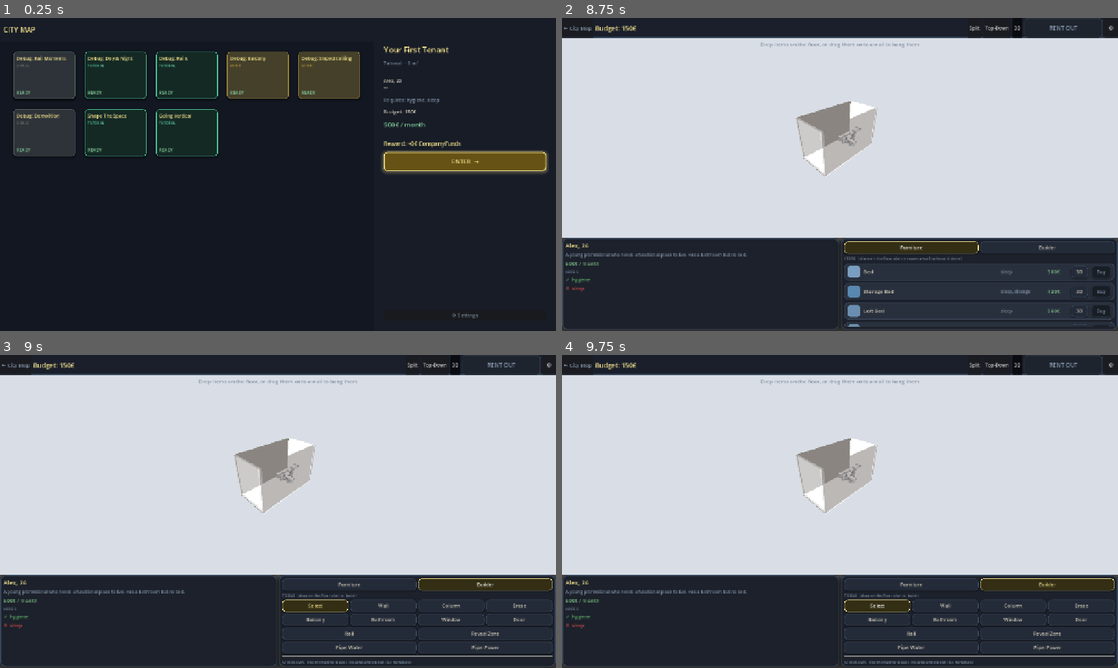
Above: before the commit, frames 1-4 (two rows, left to right).
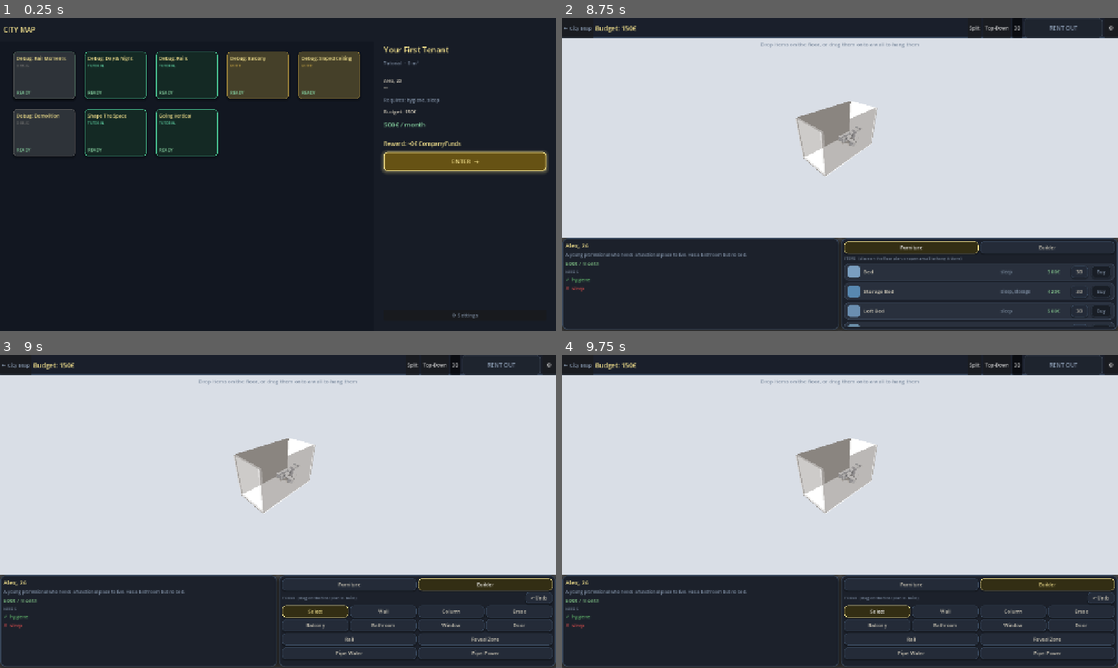
Above: after the commit, the same moments.

Repository: Bobovino/MakeItFit
Game: Godot game, scene res://scenes/CityMap.tscn
Same seed, same stepped clock (60 frames per second), same inputs: the game is played once before the commit and once after it.
Inputs:
- Up to frame 1 (0.25 s): no input
- Up to frame 2 (8.75 s): click "★ Replay" at 0.5 s; click "★ Replay" at 1.25 s; click "★ Replay" at 2 s; click "ENTER →" at 2.75 s; click "← City Map" at 3.5 s; click "ENTER →" at 4.25 s; click "Split" at 5 s; click "Top-Down" at 5.75 s; click "3D" at 6.5 s; click "⚙" at 7.25 s; click "Furniture" at 8 s
- Up to frame 3 (9 s): click "Builder" at 8.75 s
- Up to frame 4 (9.75 s): click "Select" at 9.5 s

Frames 1-2 are identical in both runs. In frame 3, 2.1% of the frame differs, in the area x 50-100%, y 75-99%; in frame 4, 2.1%.

Commit message:
Add undo for all Builder tab tools
Every Builder tool (wall/column/erase/balcony/bathroom/window/door/rail/
reveal/pipe) only ever mutates six Floor fields (segments, columns,
floor_kind, rails, reveal_zones, pipe_routes), so a single snapshot-based
undo stack — capture those six before each commit, restore wholesale on
undo — covers every tool without writing a bespoke inverse operation per
tool. Bound to Ctrl+Z globally and a visible "Undo" button in the Builder
tab's tool row (Inventory.gd), which also documents the shortcut via
tooltip. One snapshot per user action (a whole paint stroke, not per tile)
so undo matches what a player actually thinks of as "one thing I did."

Diff:
--- a/scripts/Inventory.gd
+++ b/scripts/Inventory.gd
@@ -4,6 +4,7 @@
 signal buy_requested(furniture_id: String)
 signal view3d_requested(furniture_id: String)
 signal builder_tool_selected(tool_id: String)   # "" = no tool (back to select/place mode)
+signal undo_requested
 
 # "Builder" is anything that shapes the room itself rather than furnishing it
 # (currently just staircases) — kept as a plain id-flag check so future
@@ -129,11 +130,21 @@
 	var wrap := VBoxContainer.new()
 	wrap.add_theme_constant_override("separation", 4)
 
+	var hdr_row := HBoxContainer.new()
 	var hdr := Label.new()
 	hdr.text = "TOOLS  (drag on the floor plan to build)"
 	hdr.add_theme_font_size_override("font_size", 9)
 	hdr.add_theme_color_override("font_color", GameTheme.C_MUTED)
-	wrap.add_child(hdr)
+	hdr.size_flags_horizontal = Control.SIZE_EXPAND_FILL
+	hdr_row.add_child(hdr)
+
+	var undo_btn := Button.new()
+	undo_btn.text = "↶ Undo"
+	undo_btn.tooltip_text = "Undo last Builder action (Ctrl+Z)"
+	undo_btn.add_theme_font_size_override("font_size", 10)
+	undo_btn.pressed.connect(func(): undo_requested.emit())
+	hdr_row.add_child(undo_btn)
+	wrap.add_child(hdr_row)
 
 	var group := ButtonGroup.new()
 	_builder_tool_buttons = []
--- a/scripts/Main.gd
+++ b/scripts/Main.gd
@@ -69,6 +69,11 @@
 var _builder_press_consumed: bool   = false  # only consume the matching release
 var _builder_pipe_tiles:  Array     = []  # Vector2i path being drawn for pipe_water/pipe_power
 var _builder_pipe_ghost:  Line2D    = null
+# Snapshot-based undo: each entry is {floor_id, data} where data is a deep
+# copy of the Floor's Builder-mutable fields, captured BEFORE the action that
+# entry undoes. One shared stack across tools/floors keeps ordering simple.
+const BUILDER_UNDO_MAX := 50
+var _builder_undo_stack: Array = []
 var _paint_pieces:      Dictionary = {}  # floor_id -> {type_id: PaintedFurniture}
 var _active_paint_type: String     = ""
 var _painting:          bool       = false
@@ -96,6 +101,8 @@
 		inventory.view3d_requested.connect(_on_view3d_item_requested)
 	if not inventory.builder_tool_selected.is_connected(_on_builder_tool_selected):
 		inventory.builder_tool_selected.connect(_on_builder_tool_selected)
+	if not inventory.undo_requested.is_connected(_undo_builder_action):
+		inventory.undo_requested.connect(_undo_builder_action)
 	if not rent_btn.pressed.is_connected(_on_rent_pressed):
 		rent_btn.pressed.connect(_on_rent_pressed)
 	view3d_btn.visible = false   # superseded by the persistent 3D view mode
@@ -227,6 +234,7 @@
 func _load_level(level_id: String) -> void:
 	_current_level_id  = level_id
 	gm.load_level(level_id)
+	_builder_undo_stack.clear()
 
 	_active_paint_type = ""
 	_painting          = false
@@ -1287,6 +1295,12 @@
 
 
 func _input(event: InputEvent) -> void:
+	if event is InputEventKey:
+		var ke := event as InputEventKey
+		if ke.pressed and not ke.echo and ke.keycode == KEY_Z and (ke.ctrl_pressed or ke.meta_pressed):
+			_undo_builder_action()
+			get_viewport().set_input_as_handled()
+			return
 	if _dragging_divider:
 		if event is InputEventMouseMotion:
 			_update_split((event as InputEventMouseMotion).position.x)
@@ -1609,6 +1623,7 @@
 							already = true
 							break
 					if already or fl.can_place_column(tile.x, tile.y):
+						_push_builder_undo(fl)
 						fl.toggle_column(tile.x, tile.y)
 						Audio.play("place")
 						_refresh_functions()
@@ -1616,27 +1631,41 @@
 						Audio.play("error")
 				"erase":
 					var local := fl.to_local(get_viewport().get_mouse_position())
+					_push_builder_undo(fl)
 					if fl.erase_near(local, tile):
 						Audio.play("demolish")
 						_refresh_functions()
+					else:
+						_builder_undo_stack.pop_back()  # nothing erased — drop the wasted snapshot
 				"balcony", "bathroom":
 					_builder_drawing  = true
 					_builder_cur_tile = tile
+					_push_builder_undo(fl)  # one snapshot per stroke, not per tile painted
 					_paint_floor_tile(fl, tile, _active_builder_tool)
 				"window":
 					var local_w := fl.to_local(get_viewport().get_mouse_position())
 					var idx_w := fl.find_segment_near(local_w, 1.5)
-					if idx_w >= 0 and fl.toggle_window_on_segment(idx_w):
-						Audio.play("place")
-						_refresh_functions()
+					if idx_w >= 0:
+						_push_builder_undo(fl)
+						if fl.toggle_window_on_segment(idx_w):
+							Audio.play("place")
+							_refresh_functions()
+						else:
+							_builder_undo_stack.pop_back()
+							Audio.play("error")
 					else:
 						Audio.play("error")
 				"door":
 					var local_d := fl.to_local(get_viewport().get_mouse_position())
 					var idx_d := fl.find_segment_near(local_d, 1.5)
-					if idx_d >= 0 and fl.toggle_door_on_segment(idx_d):
-						Audio.play("place")
-						_refresh_functions()
+					if idx_d >= 0:
+						_push_builder_undo(fl)
+						if fl.toggle_door_on_segment(idx_d):
+							Audio.play("place")
+							_refresh_functions()
+						else:
+							_builder_undo_stack.pop_back()
+							Audio.play("error")
 					else:
 						Audio.play("error")
 				"pipe_water", "pipe_power":
@@ -1687,6 +1716,49 @@
 					_paint_floor_tile(fl, tile, _active_builder_tool)
 
 
+# ── Builder tab undo ──────────────────────────────────────────────────────
+# Snapshot-based rather than per-tool inverse operations: every commit action
+# for every tool (wall/column/erase/paint/window/door/rail/reveal/pipe) only
+# ever touches these six Floor fields, so capturing all six before a mutation
+# and restoring them wholesale on undo covers every tool with one mechanism.
+func _push_builder_undo(fl: Floor) -> void:
+	_builder_undo_stack.append({
+		"floor_id": fl.name,
+		"data": {
+			"segments":         fl.segments.duplicate(true),
+			"columns":          fl.columns.duplicate(true),
+			"floor_kind":       fl.floor_kind.duplicate(true),
+			"rails":            fl.rails.duplicate(true),
+			"reveal_zones":     fl.reveal_zones.duplicate(true),
+			"pipe_routes":      fl.pipe_routes.duplicate(true),
+		},
+	})
+	if _builder_undo_stack.size() > BUILDER_UNDO_MAX:
+		_builder_undo_stack.pop_front()
+
+
+func _undo_builder_action() -> void:
+	if _builder_undo_stack.is_empty():
+		return
+	var entry := _builder_undo_stack.pop_back() as Dictionary
+	var fl := _floors.get(entry["floor_id"] as String) as Floor
+	if not fl:
+		return
+	var data := entry["data"] as Dictionary
+	fl.segments     = (data["segments"] as Array).duplicate(true)
+	fl.columns      = (data["columns"] as Array).duplicate(true)
+	fl.floor_kind   = (data["floor_kind"] as Dictionary).duplicate(true)
+	fl.rails        = (data["rails"] as Array).duplicate(true)
+	fl.reveal_zones = (data["reveal_zones"] as Array).duplicate(true)
+	fl.pipe_routes  = (data["pipe_routes"] as Array).duplicate(true)
+	if fl.has_method("_compute_light_map"):
+		fl._compute_light_map()
+	if fl.grid_draw:
+		fl.grid_draw.queue_redraw()
+	_refresh_functions()
+	Audio.play("click")
+
+
 func _paint_floor_tile(fl: Floor, tile: Vector2i, kind: String) -> void:
 	if tile.x < 0 or tile.y < 0 or tile.x >= fl.grid_w or tile.y >= fl.grid_h:
 		return
@@ -1702,6 +1774,7 @@
 	if not fl.can_add_segment(ps.x, ps.y, pe.x, pe.y):
 		Audio.play("error")
 		return
+	_push_builder_undo(fl)
 	fl.add_segment(ps.x, ps.y, pe.x, pe.y)
 	Audio.play("place")
 	_refresh_functions()
@@ -1715,6 +1788,7 @@
 	if not fl.can_add_rail(ps.x, ps.y, pe.x, pe.y):
 		Audio.play("error")
 		return
+	_push_builder_undo(fl)
 	fl.add_rail(ps.x, ps.y, pe.x, pe.y)
 	Audio.play("place")
 
@@ -1727,6 +1801,7 @@
 	if not fl.can_add_reveal_zone(ps.x, ps.y, pe.x, pe.y):
 		Audio.play("error")
 		return
+	_push_builder_undo(fl)
 	fl.add_reveal_zone(ps.x, ps.y, pe.x, pe.y)
 	Audio.play("place")
 
@@ -1737,6 +1812,7 @@
 		_builder_pipe_tiles = []
 		_clear_builder_pipe_ghost()
 		return
+	_push_builder_undo(fl)
 	fl.add_pipe_route(pipe_type, _builder_pipe_tiles.duplicate())
 	Audio.play("place")
 	_builder_pipe_tiles = []
